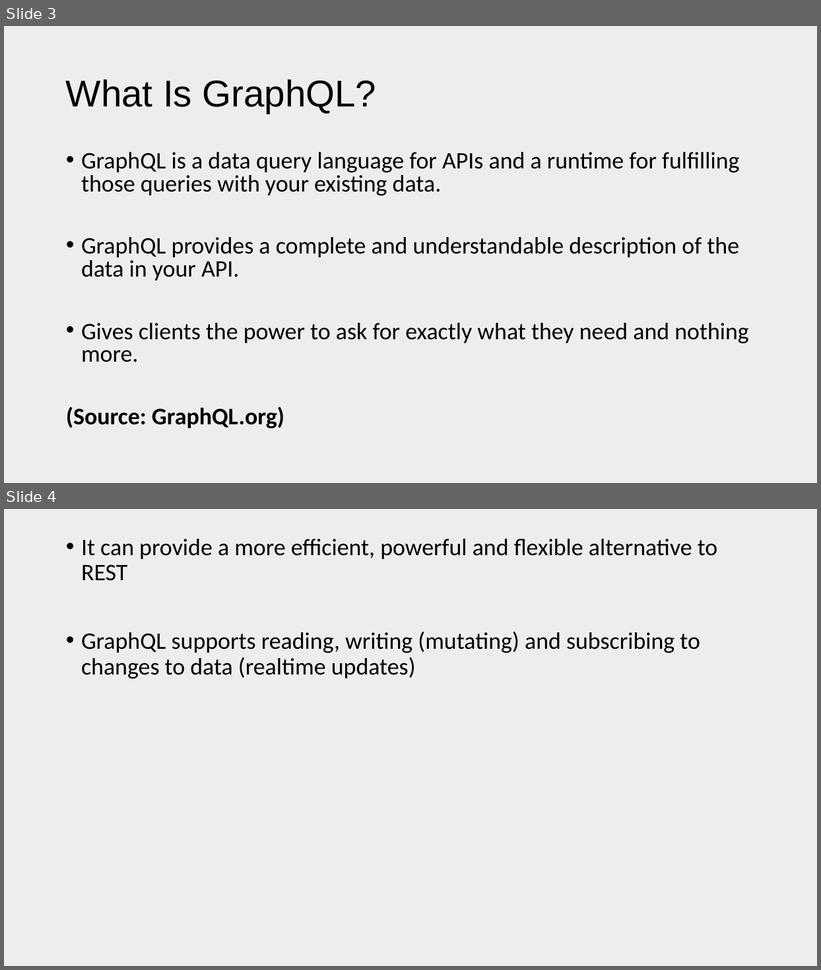
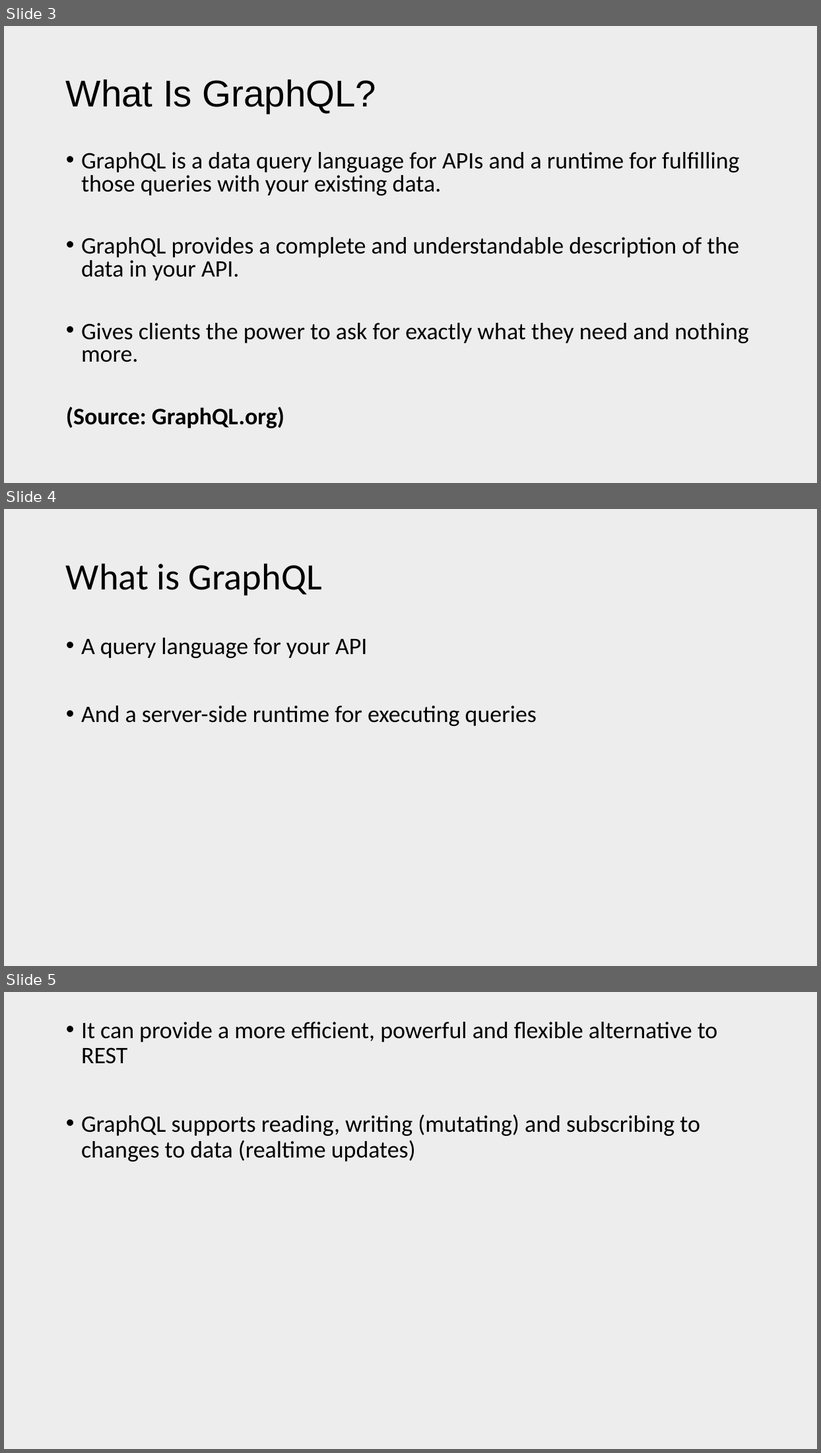
Before and after one commit to patelg123/graphql-presentation, a slide deck: current.pptx. Shown one above the other, each under a label of ours: slides 3 and 4 before the commit, slides 3, 4 and 5 after it. The pictures are 821x970 and 821x1453 pixels, drawn with LibreOffice and Linux fonts; fonts in the diff are those of the drawing. Boxes give left, top, right and bottom in pixels: in the first picture for what was removed or moved away, otherwise in the second. Text is boxed around its words. In the diff, an @@ line names an element or a change of style, - is before the commit and + after.

```diff
--- a/current.pptx
+++ b/current.pptx
@@ slide 4 added at <box>4,509,817,966</box>, background #EDEDED @@
@@ title added at <box>66,563,322,595</box>, 44 pt, text #000000 @@
+What is GraphQL
@@ text added at <box>81,638,537,726</box>, 28 pt, text #000000 @@
+• A query language for your API
+• And a server-side runtime for executing queries
@@ what was slide 4 is now slide 5 @@
```
Also in this commit, not shown: 7 other slides added, 3 other files.
